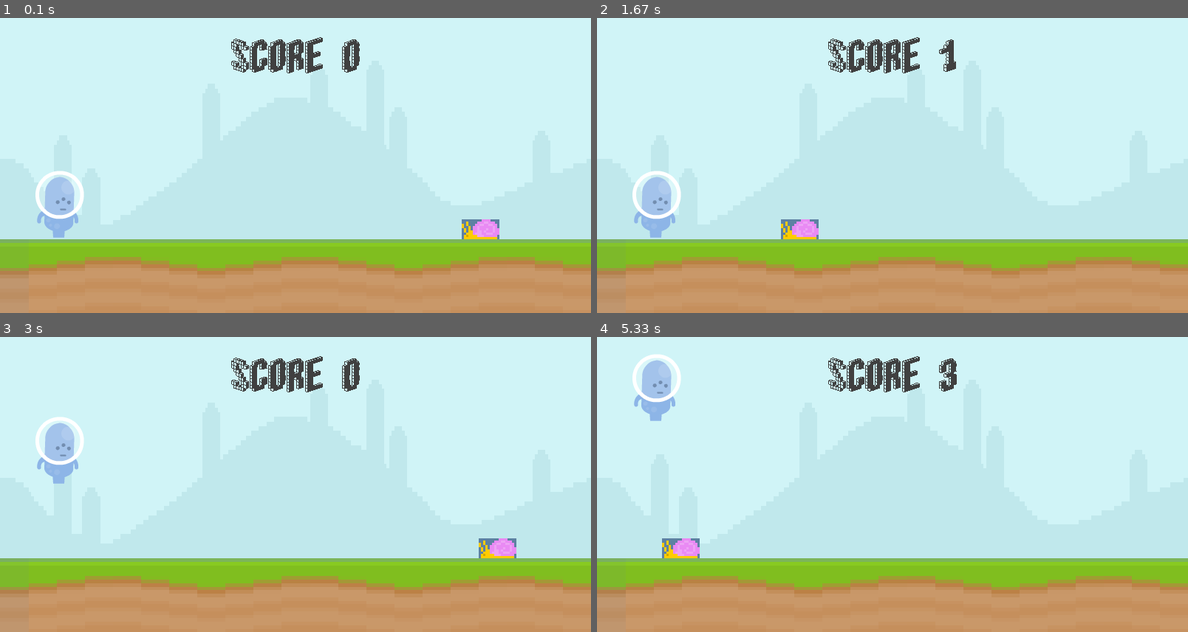
Above: before the commit, frames 1-4 (two rows, left to right).
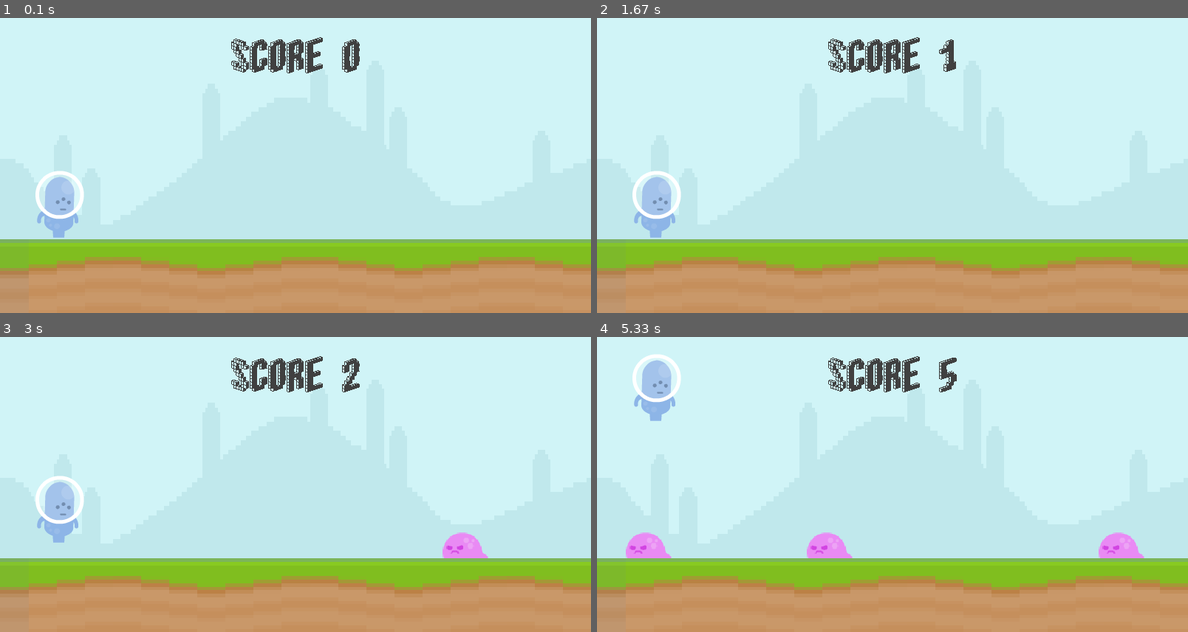
Above: after the commit, the same moments.

Repository: itsevanb/learning-pygame
Game: pygame game, started from first_game.py
Two runs of this game, one before a commit and one after it. Both use one fixed random seed, a clock stepped at 60 frames per second and the inputs below.
Inputs (mouse positions are in pixels of both pictures, inside the frame that each line leads up to):
- Up to frame 1 (0.1 s): no input
- Up to frame 2 (1.67 s): click (656, 203) at 0.38 s
- Up to frame 3 (3 s): tap Space at 1.67, 2.07, 2.37, 2.9 s
- Up to frame 4 (5.33 s): tap Space at 3.2, 3.97, 5.07 s; click (1016, 431) at 4.72 s

The runs differ from the first frame. In frame 1, 0.4% of the frame differs, in the area x 78-85%, y 68-75%; in frame 2, 0.4%; in frame 3, 3.2%, in the area x 6-88%, y 7-75%; in frame 4, 2.0%.

Commit message:
bugs and updates
finally got second enemy to appear along side first enemy
updated the look of floor enemy

Diff:
--- a/first_game.py
+++ b/first_game.py
@@ -1,5 +1,6 @@
 import pygame
 from sys import exit
+from random import randint
 
 def display_score():
     current_time = int((pygame.time.get_ticks() / 1000)) - start_time
@@ -8,6 +9,16 @@
     screen.blit(score_surf, score_rect)
     return current_time
 
+def obstacle_move(obstacle_list):
+    if obstacle_list:
+        for obstacle_rect, obstacle_surf in obstacle_list:
+            obstacle_rect.x -= 4
+            if obstacle_rect.right <= 0:
+                obstacle_list.remove((obstacle_rect, obstacle_surf))
+            screen.blit(obstacle_surf, obstacle_rect)
+        return obstacle_list
+    else:
+        return []
 
 pygame.init()   # Initialize pygame
 screen_width = 800
@@ -30,11 +41,19 @@
 #text_surface = font.render('My Game', False, (64,64,64)) # Create a surface with the text
 #score_rect = text_surface.get_rect(center = (400, 50))
 
-snail_surface = pygame.image.load('graphics/snail.png').convert_alpha() # Load the image and convert it to a surface
+snail_surface = pygame.image.load('graphics/slimeWalk1.png').convert_alpha() # Load the image and convert it to a surface
 original_width, original_height = snail_surface.get_size()
-scaled_width, scaled_height = original_width * 3, original_height * 3
+scaled_width, scaled_height = original_width * 1.25, original_height * 1.25
 snail_surface = pygame.transform.scale(snail_surface, (scaled_width, scaled_height))
 snail_rect = snail_surface.get_rect(bottomright = (700, screen_height - ground_height))
+
+fly_sur = pygame.image.load('graphics/fly.png').convert_alpha() # Load the image and convert it to a surface
+fly_original_width, fly_original_height = fly_sur.get_size()
+fly_scaled_width, fly_scaled_height = fly_original_width * 1.25, fly_original_height * 1.25
+fly_sur = pygame.transform.scale(fly_sur, (fly_scaled_width, fly_scaled_height))
+
+
+obstacle_rect_list = []
 
 player_surface = pygame.image.load('graphics/player_walk/p2_walk01.png').convert_alpha() # Load the image and convert it to a surface
 player_rect = player_surface.get_rect(midbottom = (80, screen_height - ground_height))
@@ -48,6 +67,10 @@
 
 game_message = font.render('Press Space to Run', False, (111, 196, 169))
 game_message_rect = game_message.get_rect(center = (390, 340))
+
+#Timer
+o_timer = pygame.USEREVENT + 1
+pygame.time.set_timer(o_timer, 1450)
 
 while True:
     for event in pygame.event.get():    # Get all events
@@ -67,6 +90,12 @@
                 game_active = True
                 snail_rect.left = 800
                 start_time = int(pygame.time.get_ticks() / 1000)
+        if event.type == o_timer and game_active:
+            if randint(0, 2):
+                obstacle_rect_list.append((snail_surface.get_rect(bottomright=(randint(900, 1100), screen_height - ground_height)), snail_surface))
+            else:
+                obstacle_rect_list.append((fly_sur.get_rect(bottomright=(randint(900, 1100), 200)), fly_sur))
+
 
     if game_active:
         screen.blit(sky_surface,(0,0))                                           # Draw the surface on the screen
@@ -75,11 +104,11 @@
         #pygame.draw.rect(screen, '#c0e8ec', score_rect, 10)
         #screen.blit(text_surface, score_rect)                                   # Draw the surface on the screen
         score = display_score()
-        snail_rect.x -= 4
-        if snail_rect.right <= 0:
-            snail_rect.left = screen_width
-        snail_y_pos = player_rect.bottom - scaled_height            # adjusts snail position to player position
-        screen.blit(snail_surface, snail_rect)                      # Draw the surface on the screen
+        #snail_rect.x -= 4
+        #if snail_rect.right <= 0:
+            #snail_rect.left = screen_width
+        #snail_y_pos = player_rect.bottom - scaled_height            # adjusts snail position to player position
+        #screen.blit(snail_surface, snail_rect)                      # Draw the surface on the screen
 
         #PLAYER MOVEMENT
         player_gravity += 1
@@ -88,6 +117,9 @@
             player_rect.bottom = screen_height - ground_height
             player_gravity = 0
         screen.blit(player_surface, player_rect)                    # Draw the surface on the screen
+
+        #OBSTACLE MOVEMENT
+        obstacle_rect_list = obstacle_move(obstacle_rect_list) # Move the obstacle
 
         #collision detection
         if snail_rect.colliderect(player_rect):
Binary file added: graphics/fly.png
Binary file added: graphics/slimeWalk1.png
